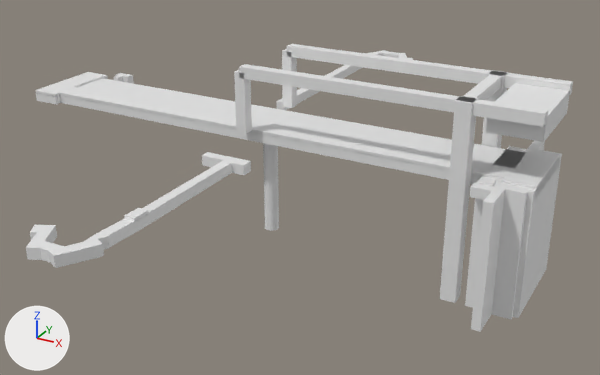
Renders of the glTF model models/alphen-aan-den-rijn/alphen-aan-den-rijn-gouwespoorbrug/alphen-aan-den-rijn-gouwespoorbrug.glb from each side of a commit.
Camera for both pictures: a 50 mm camera at (33.9, -56.5, 22.7) aimed at (2.9, -0.1, -5.5). The lights are fixed; the arrows at lower left show +X, +Y and +Z. The first picture is the older version.

In view in the first picture: 'building:balans', 'building:balans 2', 'building:contragewicht', 'building:hamei', 'building:hamei 2', 'building:hangstang', 'building:hangstang 2', 'building:pijler', 'building:portaal', 'road:dek 2', 'road:dek 4', 'road:dek 6', 'road:landhoofd', 'road:spoorbaan 2', 'road:spoorbaan 3' and 9 more.
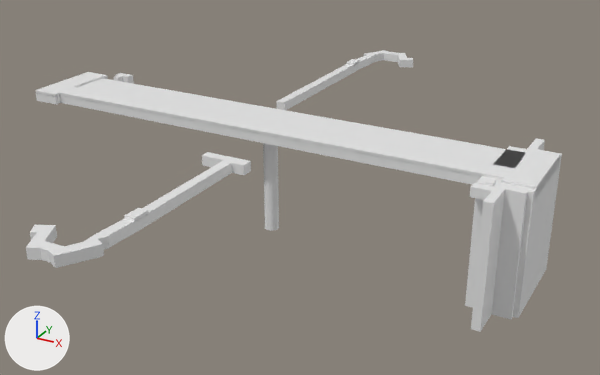
Boxes (x1, y1, x2, y2) around the edits, measured in the pictures (600 x 375 px):
'building:balans 2', deleted
    before: (239, 64, 548, 127)
'building:hamei 2', deleted
    before: (440, 96, 478, 303)
'building:balans', deleted
    before: (287, 44, 573, 96)
'building:contragewicht', deleted
    before: (486, 83, 570, 142)
'building:hangstang 2', deleted
    before: (234, 70, 252, 134)
'building:portaal', deleted
    before: (461, 73, 503, 100)
'building:hangstang', deleted
    before: (282, 49, 297, 108)
'building:hamei', deleted
    before: (481, 70, 508, 148)

The edits, one by one:
Object 'building:hamei' (ob_building_hamei) is deleted.
Object 'building:hamei 2' (ob_building_hamei_2) is deleted.
Object 'building:portaal' (ob_building_portaal) is deleted.
Object 'building:balans' (ob_building_balans) is deleted.
Object 'building:hangstang' (ob_building_hangstang) is deleted.
Object 'building:balans 2' (ob_building_balans_2) is deleted.
Object 'building:hangstang 2' (ob_building_hangstang_2) is deleted.
Object 'building:contragewicht' (ob_building_contragewicht) is deleted.
